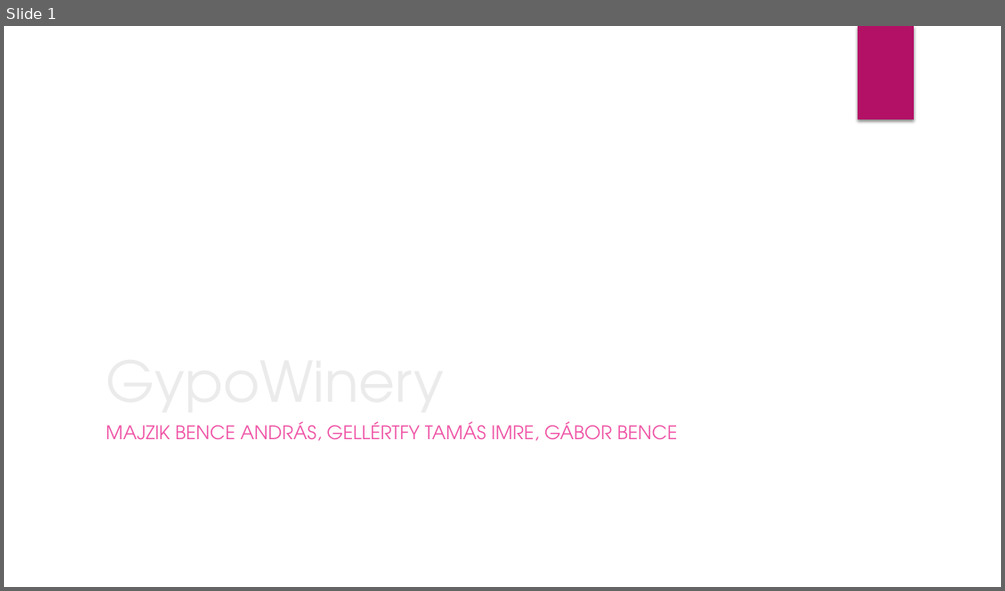
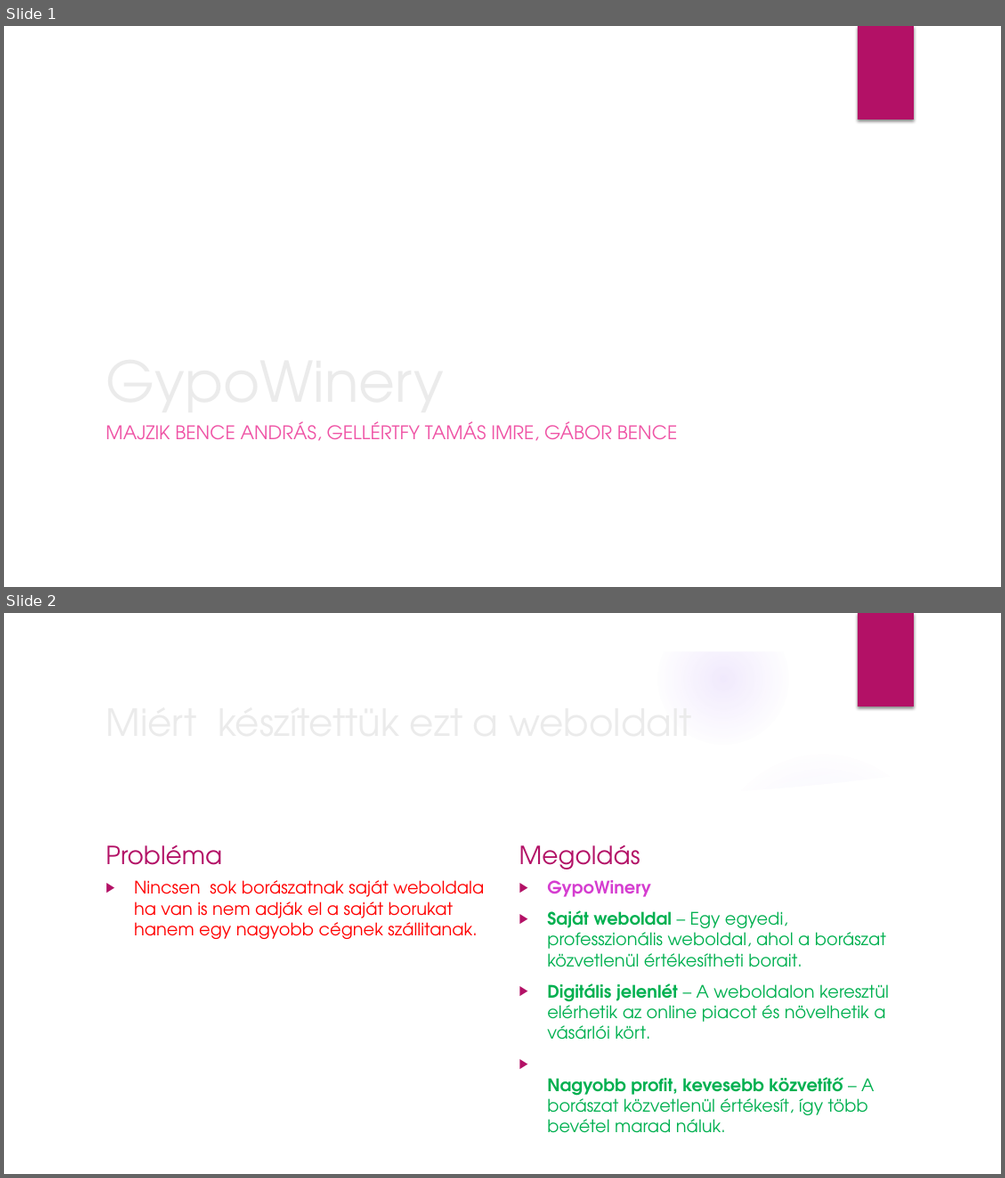
Before and after one commit to LiLHuto/GypoWinery, a slide deck: GypoWinery/GypoWinery.pptx. Shown one above the other, each under a label of ours: slide 1 before the commit, slides 1 and 2 after it. The pictures are 1005x591 and 1005x1178 pixels, drawn with LibreOffice and Linux fonts; fonts in the diff are those of the drawing; background and template pictures are left out. Boxes give left, top, right and bottom in pixels: in the first picture for what was removed or moved away, otherwise in the second. Text is boxed around its words. In the diff, an @@ line names an element or a change of style, - is before the commit and + after.

```diff
--- a/GypoWinery/GypoWinery.pptx
+++ b/GypoWinery/GypoWinery.pptx
@@ slide 2 added at (4, 613, 1001, 1174), background picture (left out); not listed: 1 template element that a slide beside it also shows @@
@@ group added at (4, 613, 1001, 1174): 5 ellipses, 3 freeform shapes @@
@@ text added at (105, 844, 222, 865), 24 pt, text #B31166 @@
+Probléma
@@ text added at (519, 844, 640, 869), 24 pt, text #B31166 @@
+Megoldás
@@ text added at (134, 880, 484, 939), 16.6 pt, text #FF0000 @@
+▶ Nincsen sok borászatnak saját weboldala ha van is nem adják el a saját borukat hanem egy nagyobb cégnek szállitanak.
@@ text added at (547, 880, 889, 1119), 16.6 pt, text #00B050 @@
+▶ GypoWinery
+▶ Saját weboldal – Egy egyedi, professzionális weboldal, ahol a borászat közvetlenül értékesítheti borait.
+▶ Digitális jelenlét – A weboldalon keresztül elérhetik az online piacot és növelhetik a vásárlói kört.
+▶ Nagyobb profit, kevesebb közvetítő – A borászat közvetlenül értékesít, így több bevétel marad náluk.
@@ title added at (798, 935, 809, 946), 36 pt, text #EBEBEB @@
+Miért készítettük ezt a weboldalt
```
Also in this commit, not shown: 2 other slides added, 3 slides removed.
